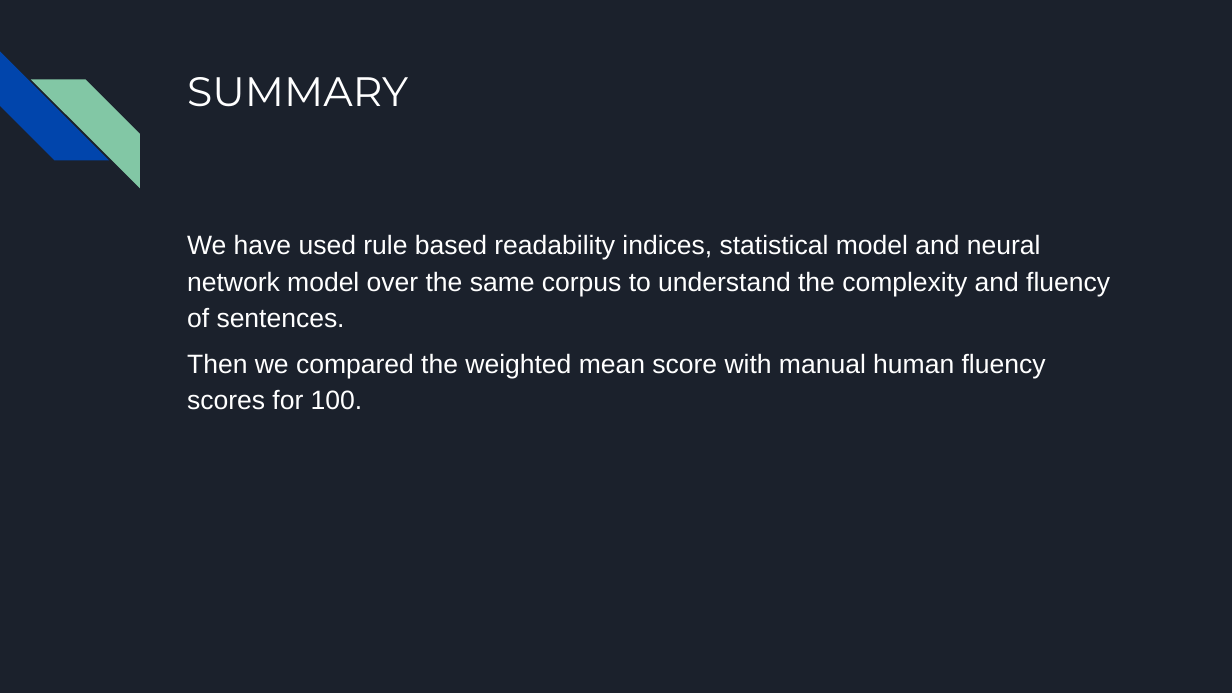
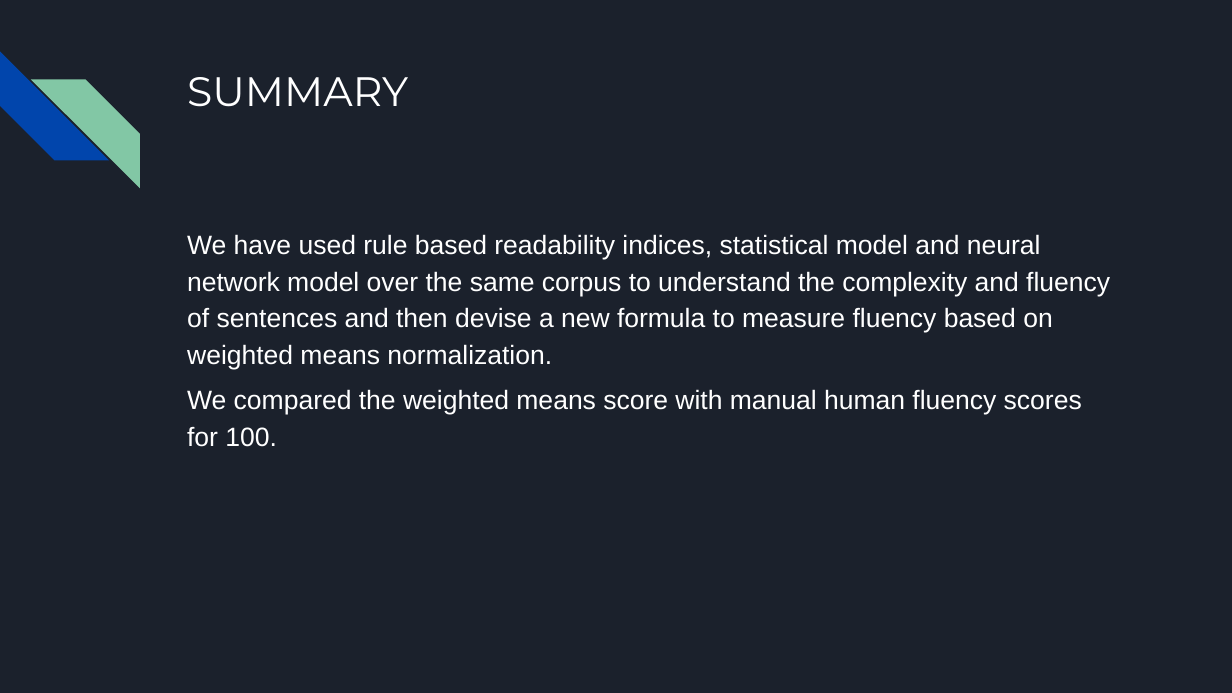
Before and after one commit to anan-123/NLP-PROJECT, a slide deck: slide 25 of report/NLP PROJECT PRESENTATION.pptx. Drawn at 1232x693 pixels with LibreOffice and Linux fonts; fonts in the diff are those of the drawing. Boxes give left, top, right and bottom in pixels: in the first picture for what was removed or moved away, otherwise in the second. Text is boxed around its words. In the diff, an @@ line names an element or a change of style, - is before the commit and + after.

```diff
--- a/report/NLP PROJECT PRESENTATION.pptx
+++ b/report/NLP PROJECT PRESENTATION.pptx
@@ text at [187,234,1110,447]: text changed @@
-We have used rule based readability indices, statistical model and neural network model over the same corpus to understand the complexity and fluency of sentences.
-Then we compared the weighted mean score with manual human fluency scores for 100.
+We have used rule based readability indices, statistical model and neural network model over the same corpus to understand the complexity and fluency of sentences and then devise a new formula to measure fluency based on weighted means normalization.
+We compared the weighted means score with manual human fluency scores for 100.
```
Also in this commit, not shown: 6 other slides changed, 1 other file.
